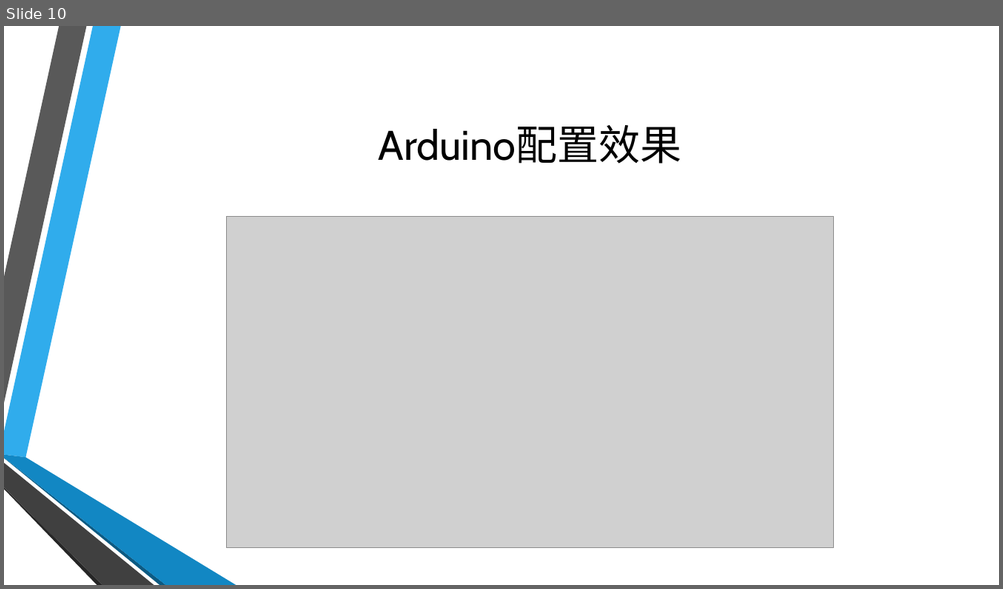
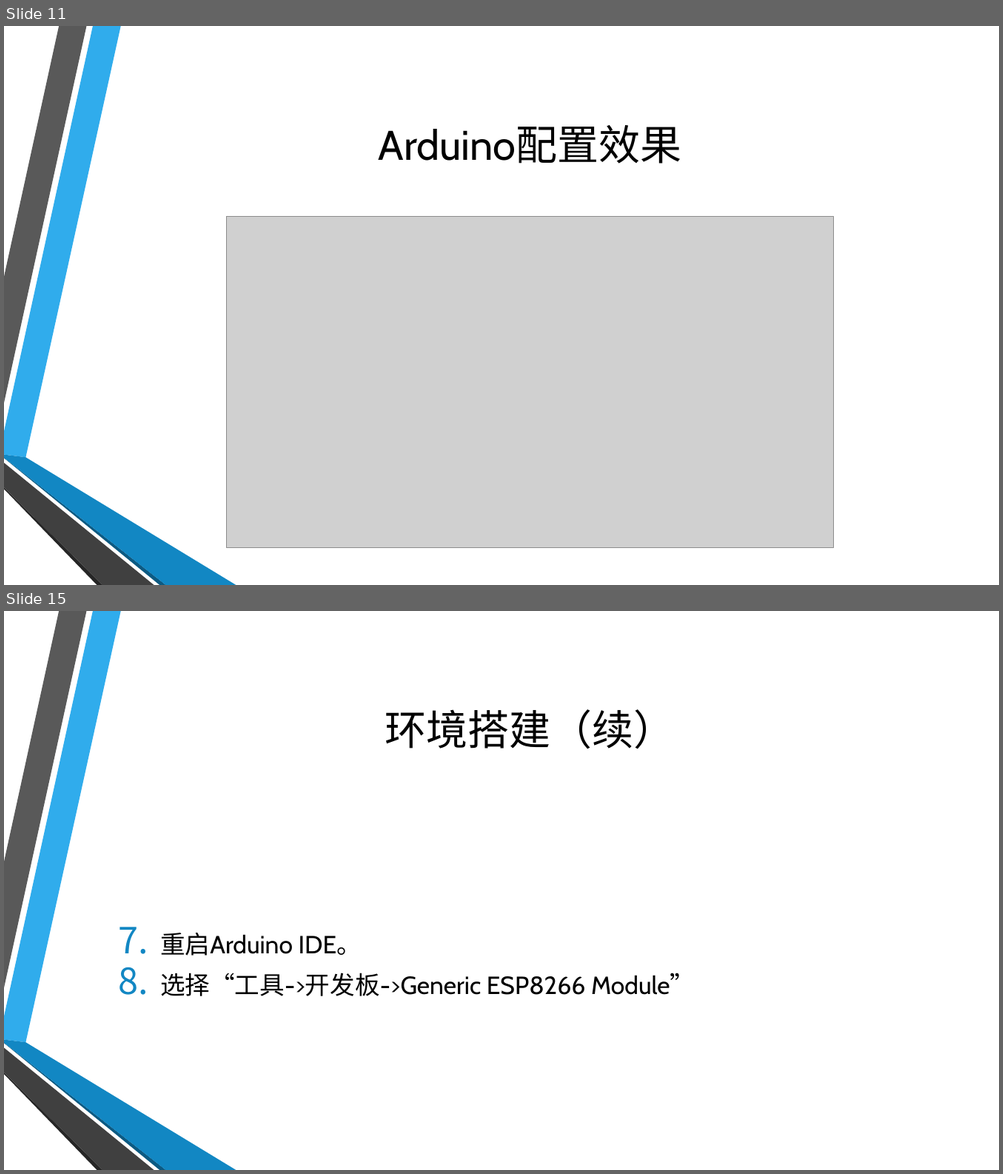
Before and after one commit to coco-hkk/arduino-courses, a slide deck: 0/0.pptx. Shown one above the other, each under a label of ours: slide 10 before the commit, slides 11 and 15 after it; the slides between them are not shown. The pictures are 1003x589 and 1003x1174 pixels, drawn with LibreOffice and Linux fonts; fonts in the diff are those of the drawing; grey boxes stand for pictures; background and template pictures are left out. Boxes give left, top, right and bottom in pixels: in the first picture for what was removed or moved away, otherwise in the second. Text is boxed around its words. In the diff, an @@ line names an element or a change of style, - is before the commit and + after.

```diff
--- a/0/0.pptx
+++ b/0/0.pptx
@@ slide 15 added at box(4, 611, 999, 1170), background picture (left out); not listed: 6 template elements that a slide beside it also shows @@
@@ title added at box(385, 709, 675, 749), 40 pt, text #000000 @@
+环境搭建（续）
@@ text added at box(160, 933, 694, 997), 24 pt, text #000000 @@
+7. 重启Arduino IDE。
+8. 选择“工具->开发板->Generic ESP8266 Module”
@@ what was slide 10 is now slide 11 @@
```
Also in this commit, not shown: 4 other slides added, 5 other files.
